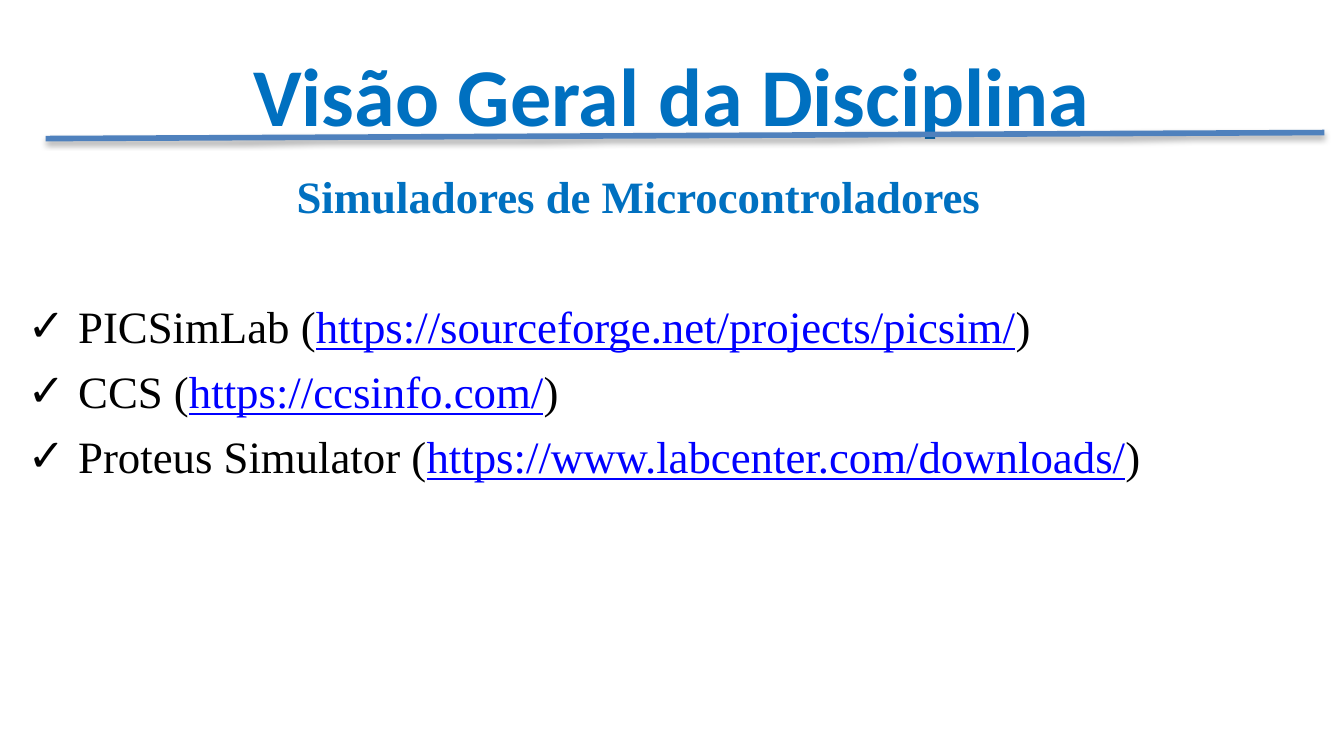
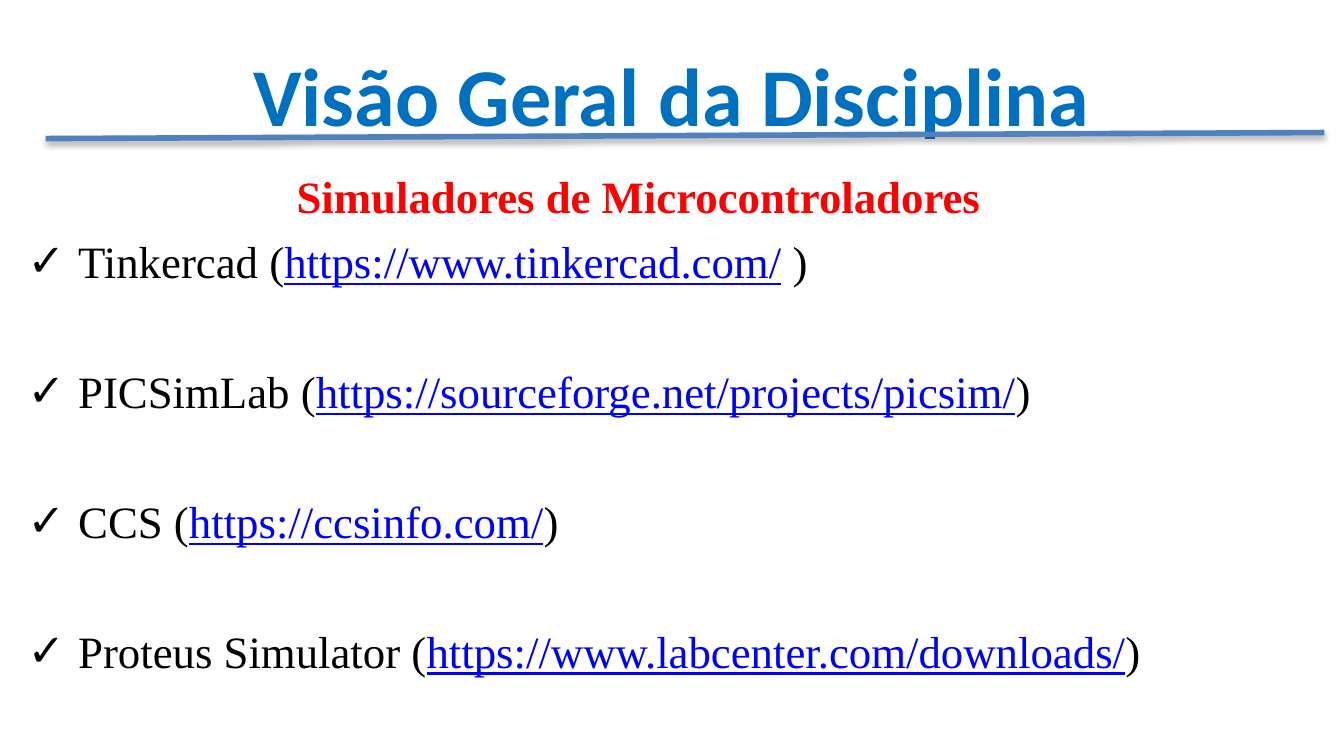
Before and after one commit to CloudEducationBrazil/WydenArea1ProgramacaoMicrocontroladores, a slide deck: slide 11 of Apresentação - Programação Microcontroladores.pptx. Drawn at 1344x756 pixels with LibreOffice and Linux fonts; fonts in the diff are those of the drawing; background and template pictures are left out. Boxes give left, top, right and bottom in pixels: in the first picture for what was removed or moved away, otherwise in the second. Text is boxed around its words. In the diff, an @@ line names an element or a change of style, - is before the commit and + after.

Commit message:
Disciplina Micro 24Fev2025

```diff
--- a/Apresentação - Programação Microcontroladores.pptx
+++ b/Apresentação - Programação Microcontroladores.pptx
@@ text at [297, 182, 980, 214]: text colour #0070C0 to #FF0000 in "Simuladores de Microcontroladores" @@
@@ text at [78, 247, 781, 288]: paragraph added @@
+✓ Tinkercad (https://www.tinkercad.com/ )
```
Also in this commit, not shown: 2 other slides changed, 1 slide removed.
